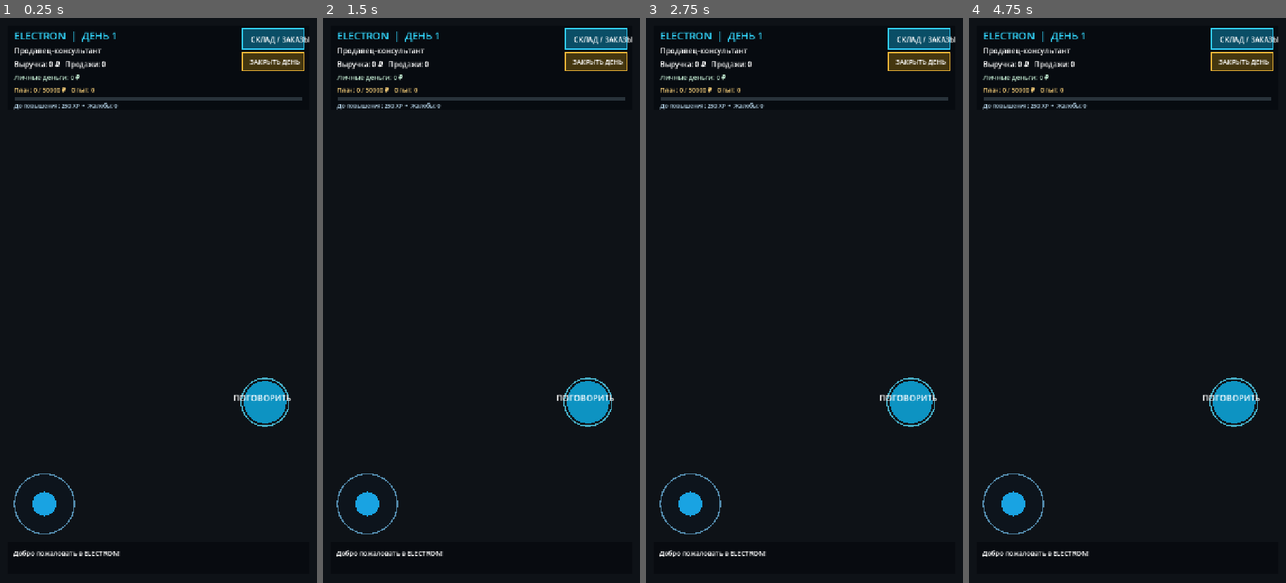
Above: before the commit, frames 1-4 (left to right).
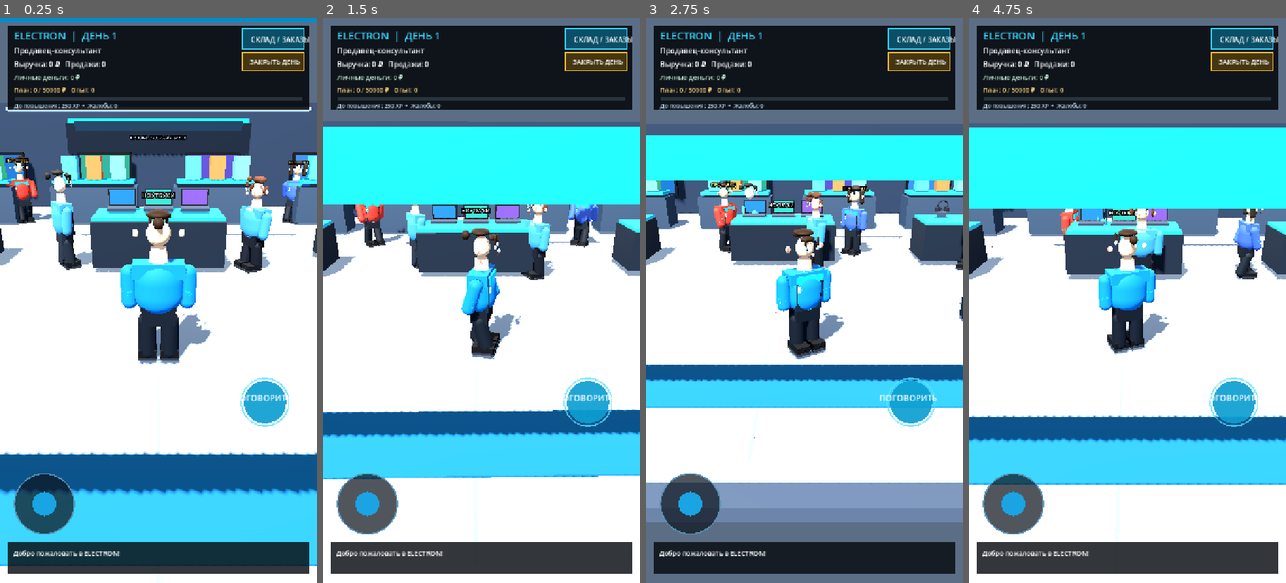
Above: after the commit, the same moments.

Repository: shilinillyaalexandrovich-wq/ELECTRON-3D
Game: Godot game, scene res://scenes/main.tscn
The game is run twice, just before and just after one commit, with the same random seed, the same clock (stepped at 60 frames per second) and the same inputs.
Inputs (mouse positions are in pixels of both pictures, inside the frame that each line leads up to):
- Up to frame 1 (0.25 s): no input
- Up to frame 2 (1.5 s): move the mouse to (551, 272) at 0.52 s; click (551, 272) at 0.67 s; drag from (418, 328) to (465, 413) at 1.27 s
- Up to frame 3 (2.75 s): move the mouse to (836, 176) at 2.02 s; click (836, 176) at 2.17 s
- Up to frame 4 (4.75 s): drag from (1111, 413) to (1032, 215) at 2.77 s; move the mouse to (1222, 385) at 3.52 s; click (1222, 385) at 3.67 s; drag from (1032, 215) to (1079, 159) at 4.27 s

The runs differ from the first frame. In frame 1, 83% of the frame differs, in the area x 0-100%, y 0-100%; in frame 2, 84%; in frame 3, 78%; in frame 4, 84%.
Error before the commit: Parse Error: Function "_mat()" not found in base self. (res://scripts/character_model.gd:48)

Commit message:
Add typed mesh and material helpers for character kit v3

Diff:
--- a/scripts/character_model.gd
+++ b/scripts/character_model.gd
@@ -228,3 +228,30 @@
         if randi_range(0, 5) == 0:
             var strap := _mesh(root, BoxMesh.new(), Vector3(0.25, 1.18, -0.17), dark)
             strap.mesh.size = Vector3(0.075, 0.64, 0.035)
+
+
+static func _limb(root: Node3D, pos: Vector3, radius: float, height: float, material: Material) -> Node3D:
+    var pivot := Node3D.new()
+    pivot.position = pos
+    root.add_child(pivot)
+    var capsule := CapsuleMesh.new()
+    capsule.radius = radius
+    capsule.height = height
+    var part := _mesh(pivot, capsule, Vector3(0, -height * 0.34, 0), material)
+    return pivot
+
+
+static func _mesh(root: Node3D, mesh: Mesh, pos: Vector3, material: Material) -> MeshInstance3D:
+    var node := MeshInstance3D.new()
+    node.mesh = mesh
+    node.position = pos
+    node.material_override = material
+    root.add_child(node)
+    return node
+
+
+static func _mat(color: Color) -> StandardMaterial3D:
+    var material := StandardMaterial3D.new()
+    material.albedo_color = color
+    material.roughness = 0.76
+    return material
